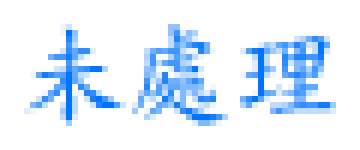
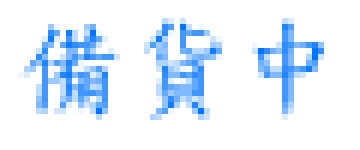
Layered file, before and after one edit (360×150). Changes by layer:
added layer "備貨中" above "未處理" over (x1=18, y1=18, x2=324, y2=120)
hid "未處理" over (x1=24, y1=24, x2=336, y2=126)
